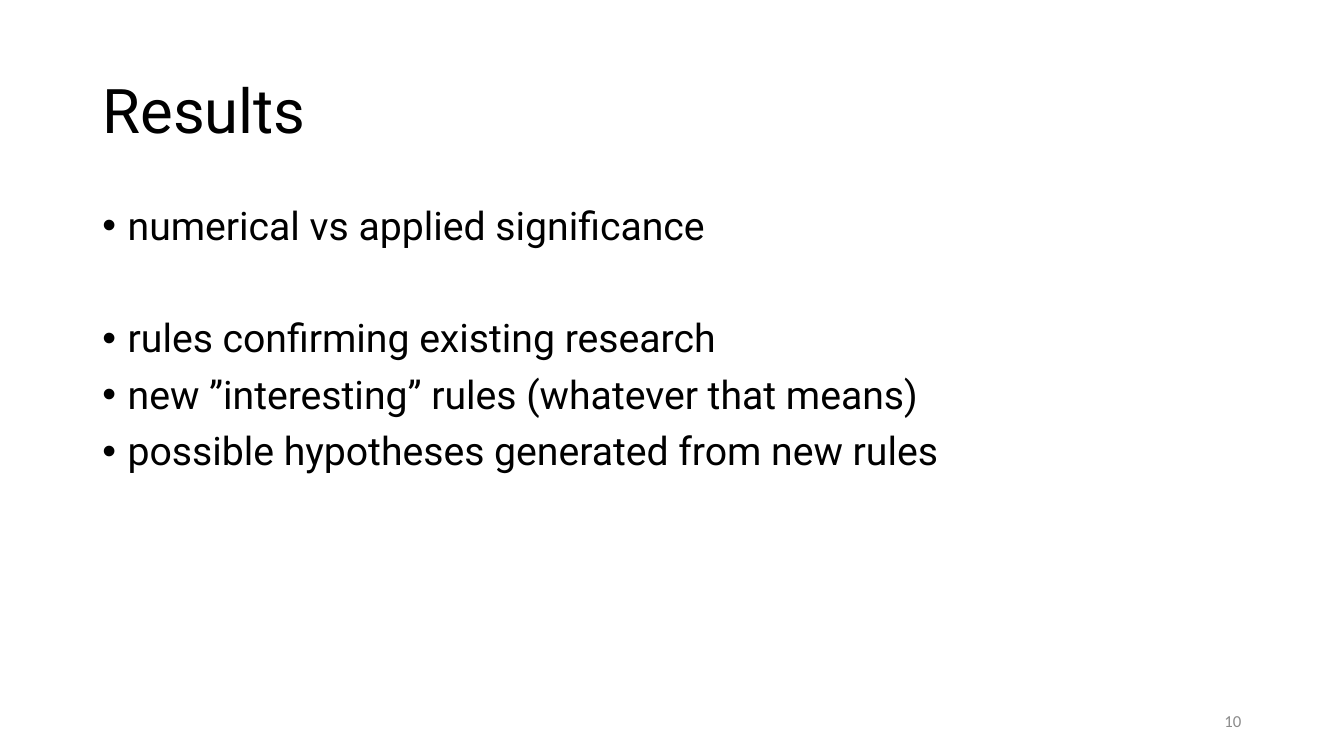
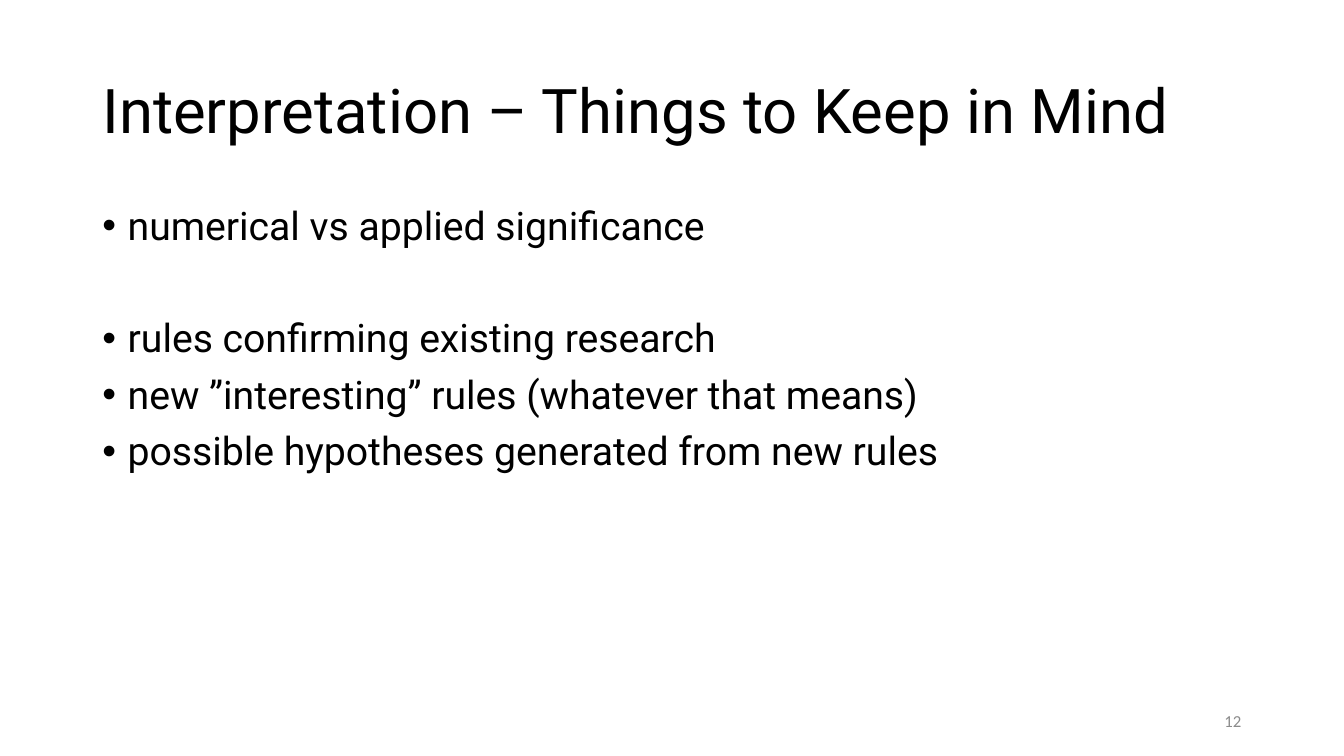
Before and after one commit to prestoaghitato/BA_thesis, a slide deck: slide 12 of tex/beamer_dummy.pptx (slide 10 before the commit). Drawn at 1344x756 pixels with LibreOffice and Linux fonts; fonts in the diff are those of the drawing. Boxes give left, top, right and bottom in pixels: in the first picture for what was removed or moved away, otherwise in the second. Text is boxed around its words. In the diff, an @@ line names an element or a change of style, - is before the commit and + after.

```diff
--- a/tex/beamer_dummy.pptx
+++ b/tex/beamer_dummy.pptx
@@ title at (x1=102, y1=86, x2=1167, y2=146): text changed @@
-Results
+Interpretation – Things to Keep in Mind
@@ page number at (x1=1224, y1=716, x2=1241, y2=727): text changed @@
-10
+12
```
Also in this commit, not shown: 1 other slide changed, 2 slides added.
